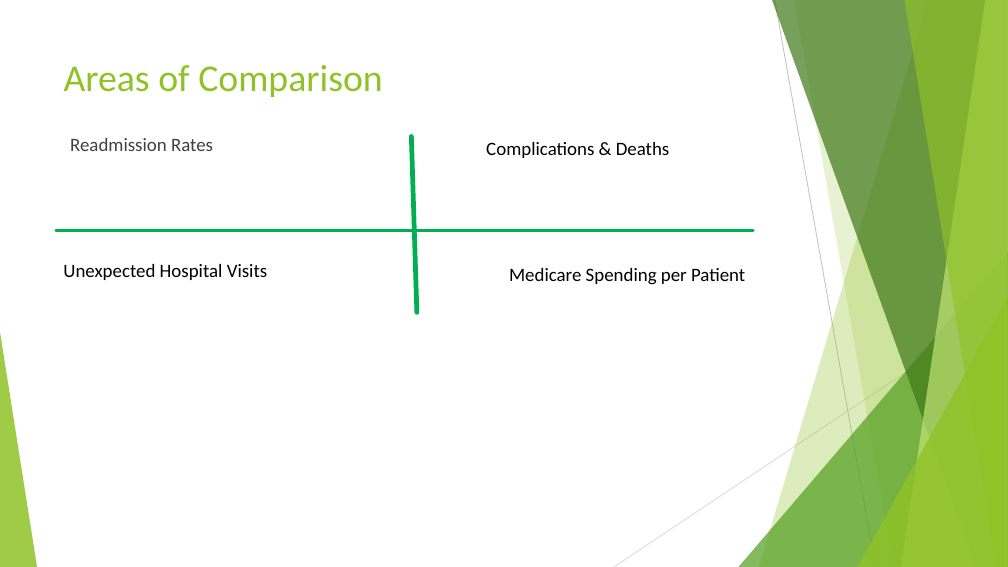
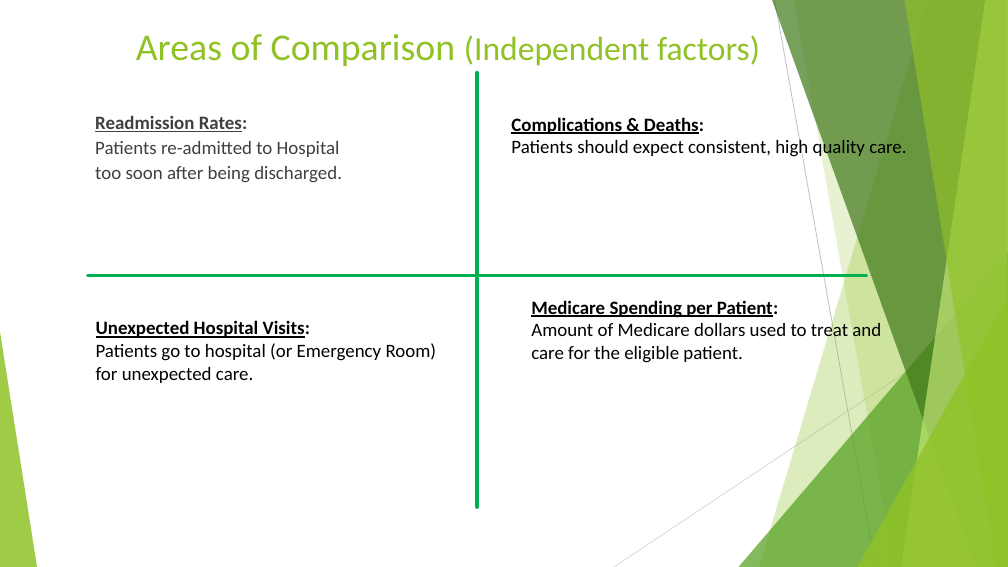
Before and after one commit to TedMur/SnakeBait, a slide deck: slide 3 of SnakeBitePresentation.pptx. Drawn at 1008x567 pixels with LibreOffice and Linux fonts; fonts in the diff are those of the drawing. Boxes give left, top, right and bottom in pixels: in the first picture for what was removed or moved away, otherwise in the second. Text is boxed around its words. In the diff, an @@ line names an element or a change of style, - is before the commit and + after.

```diff
--- a/SnakeBitePresentation.pptx
+++ b/SnakeBitePresentation.pptx
@@ title at (136,34,760,66): text changed; size 36 to 32 pt @@
-Areas of Comparison
+Areas of Comparison (Independent factors)
@@ line moved from (411, 137) - (417, 312) to (477, 73) - (477, 507) @@
@@ text at (95,115,342,183): text changed @@
-Readmission Rates
+Readmission Rates:
+Patients re-admitted to Hospital too soon after being discharged.
@@ text at (511,117,906,159): text changed @@
-Complications & Deaths
+Complications & Deaths:
+Patients should expect consistent, high quality care.
@@ line moved from (56, 231) - (753, 231) to (88, 276) - (867, 276) @@
@@ text at (96,320,437,383): text changed @@
-Unexpected Hospital Visits
+Unexpected Hospital Visits:
+Patients go to hospital (or Emergency Room) for unexpected care.
@@ text at (531,300,881,363): text changed @@
-Medicare Spending per Patient
+Medicare Spending per Patient:
+Amount of Medicare dollars used to treat and care for the eligible patient.
```
Also in this commit, not shown: 9 other slides changed, 3 slides added, 2 slides removed.
